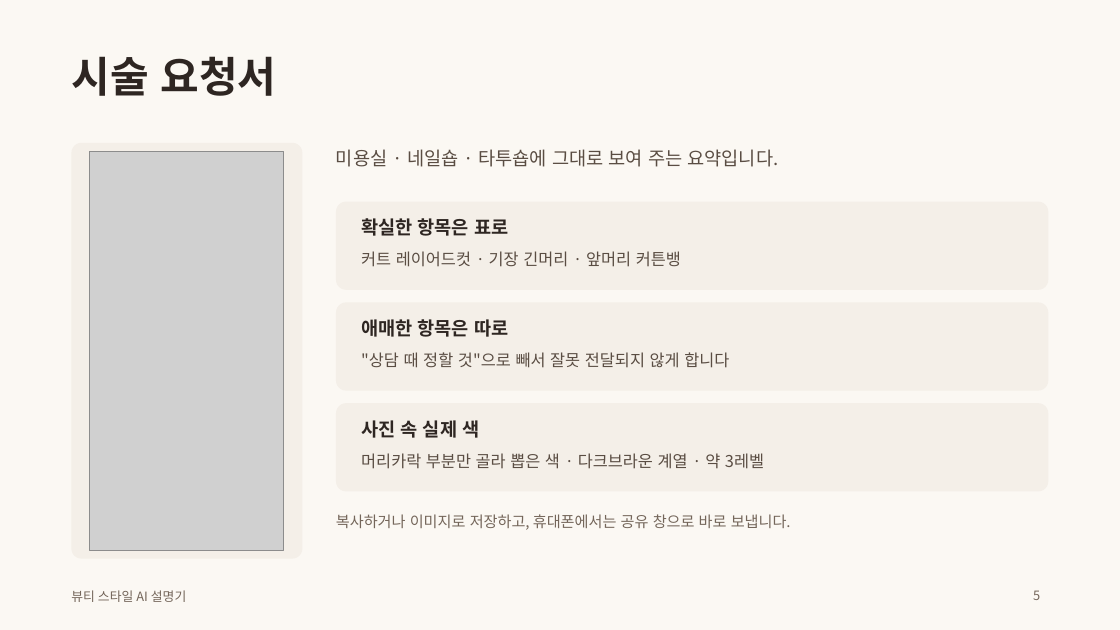
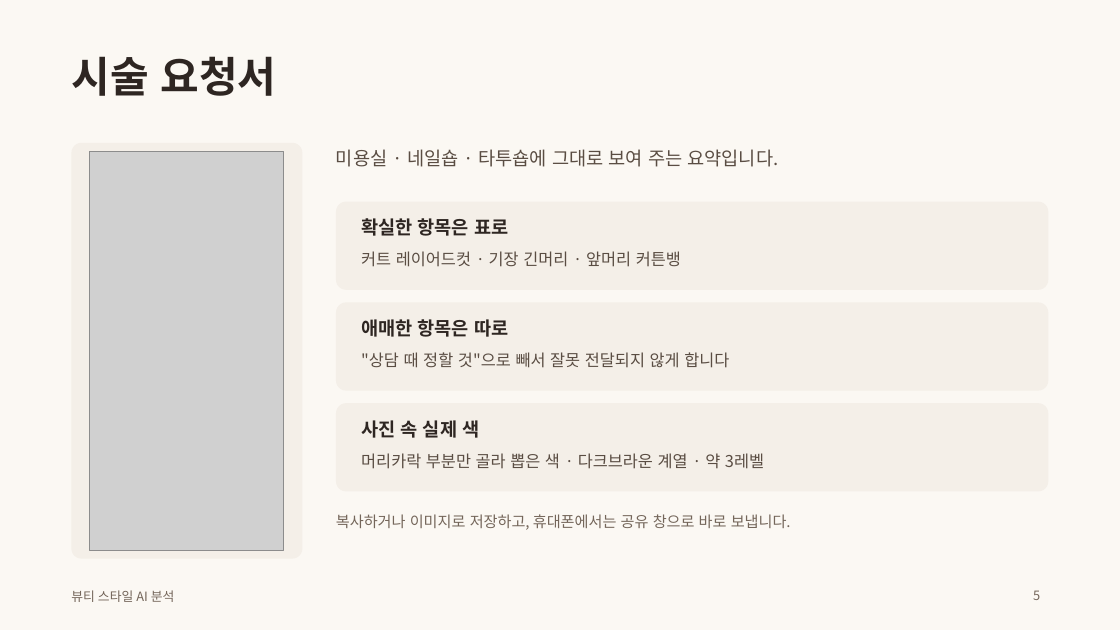
Before and after one commit to rudals906377/AI, a slide deck: slide 5 of docs/presentation.pptx. Drawn at 1120x630 pixels with LibreOffice and Linux fonts; fonts in the diff are those of the drawing; grey boxes stand for pictures. Boxes give left, top, right and bottom in pixels: in the first picture for what was removed or moved away, otherwise in the second. Text is boxed around its words. In the diff, an @@ line names an element or a change of style, - is before the commit and + after.

```diff
--- a/docs/presentation.pptx
+++ b/docs/presentation.pptx
@@ text at bbox=[71, 590, 175, 602]: text changed @@
-뷰티 스타일 AI 설명기
+뷰티 스타일 AI 분석
```
Also in this commit, not shown: 9 other slides changed, 13 other files.
